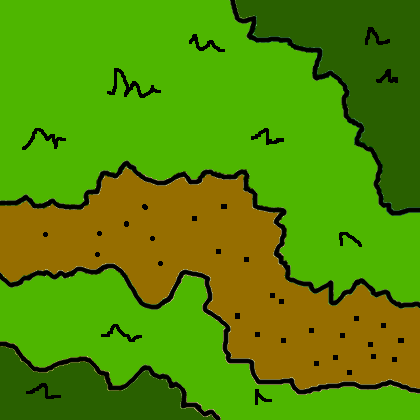
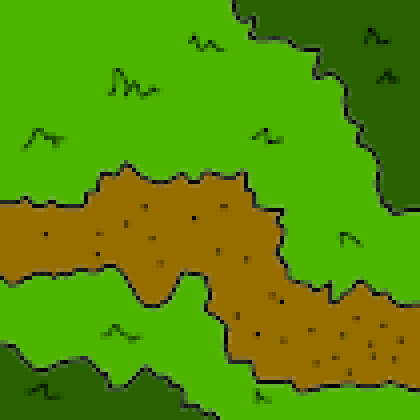
Layer changes from the first 420 x 420 image to the second:
added layer "2.png copy #1" above "2.png copy" over <box>0,0,420,420</box>
hid "2.png copy" over <box>0,0,420,420</box>
hid "2.png" over <box>0,0,420,420</box>
